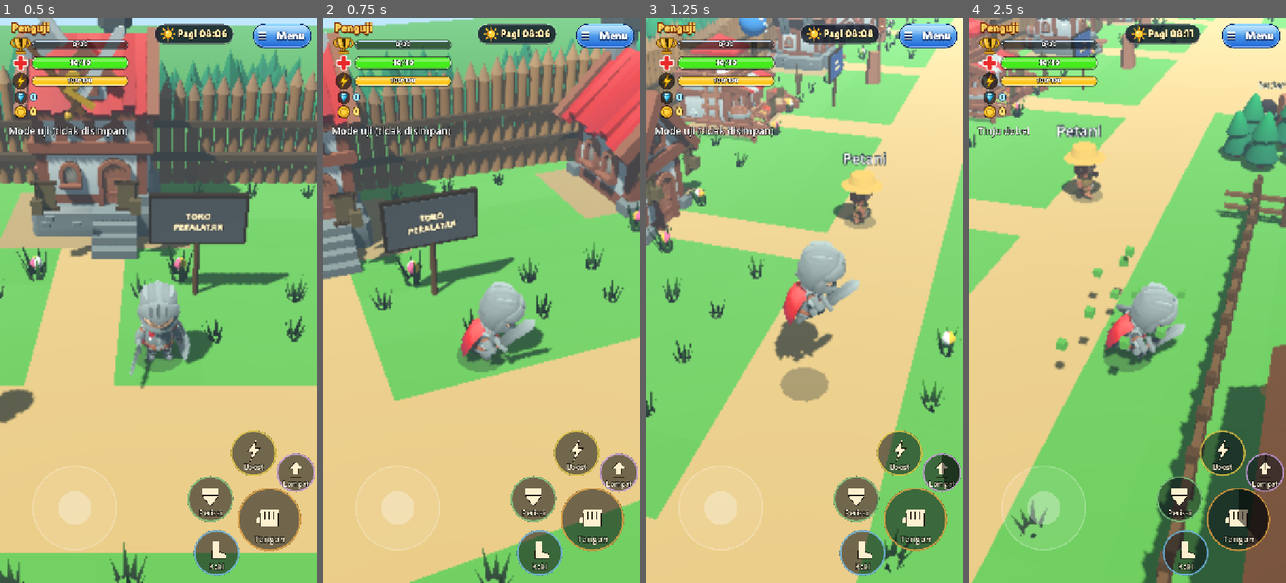
Above: before the commit, frames 1-4 (left to right).
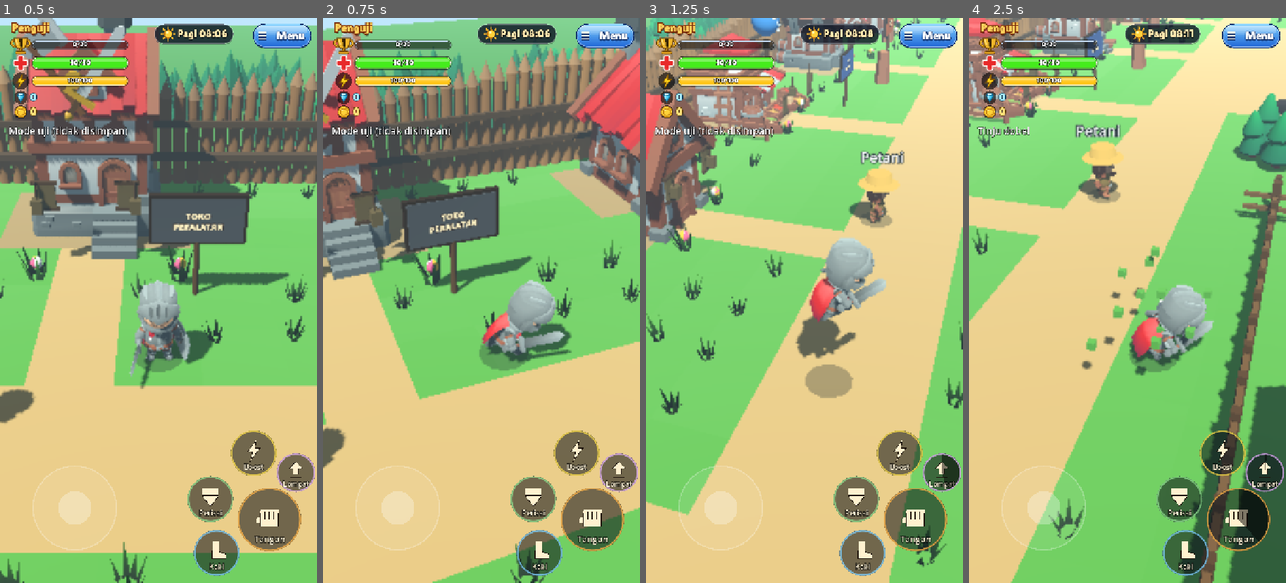
Above: after the commit, the same moments.

Repository: MiftahulKhoiri/Game_server
Game: Godot game, scene res://scenes/world3d.tscn
Two runs of this game, one before a commit and one after it. Both use one fixed random seed, a clock stepped at 60 frames per second and the inputs below. This scene is started directly instead of the project's main scene.
Inputs (mouse positions are in pixels of both pictures, inside the frame that each line leads up to):
- Up to frame 1 (0.5 s): no input
- Up to frame 2 (0.75 s): tap Enter at 0.5 s; move the mouse to (551, 272) at 0.52 s; hold Right (ui_right) from 0.53 s (still down); hold Q from 0.53 s (still down); click (551, 272) at 0.67 s
- Up to frame 3 (1.25 s): keep holding Right (ui_right); keep holding Q; tap Space at 0.77, 1.07 s
- Up to frame 4 (2.5 s): release Right (ui_right) at 1.25 s; release Q at 1.25 s; drag from (1064, 328) to (1111, 413) at 1.27 s; move the mouse to (1159, 176) at 2.02 s; hold Right (ui_right) from 2.03 s (still down); tap J at 2.1 s

Frame 1 is identical in both runs. In frame 2, 26% of the frame differs, in the area x 0-100%, y 0-100%; in frame 3, 29%; in frame 4, 34%.

Commit message:
no.13,19: kamera mengikuti halus; pakaian dipasang ulang saat perlengkapan berubah; ambil isi peti
Co-Authored-By: Claude Opus 5.5 <noreply@anthropic.com>
Claude-Session: https://claude.ai/code/session_019PXyXXzRQMbQwHUK2gFUNV

Diff:
--- a/client/scripts/world3d.gd
+++ b/client/scripts/world3d.gd
@@ -79,6 +79,10 @@
 var _pos := Vector2(5.5, 5.5)  # (x, z) di dunia
 var _yaw := 0.0  # arah hadap pemain
 var _cam_yaw := 0.0
+var _cam_target := Vector3.ZERO   # titik pandang kamera yang dihaluskan
+var _cam_ready := false
+const CAM_FOLLOW := 9.0           # makin besar makin rapat mengikuti
+const CAM_SNAP := 3.0             # petak: lebih jauh dari ini kamera langsung pindah
 var _cam_pitch := 0.62
 var _tile := Vector2i(-1, -1)
 var _step_acc := 0.0
@@ -141,6 +145,7 @@
 var _guard_t := 0.0      # sisa waktu perisai terangkat
 var _tap_t := -10.0      # kapan Perisai terakhir diketuk (detik, jam lokal)
 var _jump_t := 0.0       # sisa waktu lompat (0 = di tanah)
+var _dress_sig := ""     # pakaian + perlengkapan yang terakhir dipakaikan ke model
 var _shadow_disc: MeshInstance3D
 var _energy := 0.0
 var _boost_t := 0.0
@@ -618,6 +623,8 @@
 		_pos = Movement.move(_map_id, _pos, _dash_vel * step)
 	var moved := (_pos - before).length()
 	_set_moving(walking and moved > 0.0001)
+	if "move_speed" in _player and delta > 0.0:
+		_player.move_speed = moved / delta  # klip jalan/lari mengikuti kecepatan (roadmap no. 6-7)
 	if rig != null:
 		_apply_transform()
 	if moved > 0.0001:
@@ -718,6 +725,14 @@
 	var dist := CAM_DIST * (0.95 if inside else 1.0)
 	if inside:
 		target.z -= 1.5  # pandangan condong ke dalam ruangan: meja kasir dan penjaga ikut terlihat
+	# Kamera mengikuti dengan halus (roadmap no. 19); lompatan jauh (pindah peta, dipulangkan) langsung.
+	var dt := get_process_delta_time()
+	if _cam_ready and _cam_target.distance_to(target) < CAM_SNAP and dt > 0.0:
+		_cam_target = _cam_target.lerp(target, minf(1.0, dt * CAM_FOLLOW))
+	else:
+		_cam_target = target
+		_cam_ready = true
+	target = _cam_target
 	var offset := Vector3(sin(_cam_yaw) * cos(_cam_pitch), sin(_cam_pitch), cos(_cam_yaw) * cos(_cam_pitch)) * dist
 	_camera.position = target + offset
 	if _shake > 0.0:
@@ -1146,6 +1161,7 @@
 			HeroFx.burst(self, node.position + Vector3(0, 0.5, 0), Color("ffd24a"), 26, 3.4)
 			HeroFx.ring(self, node.position, Color("ffd24a"), 2.0, 0.6)
 		_shake = 0.2
+		_rig_action("ambil")  # roadmap no. 13: pahlawan jongkok mengambil isi peti
 		_show_loot(res.data.loot, true)
 		_reopen_later(cid, 1800.0)
 	else:
@@ -1586,8 +1602,17 @@
 	_open_screen(scene)
 
 
+## Ringkasan pakaian + perlengkapan; model pahlawan dipakaikan ulang bila berubah.
+func _dress_signature() -> String:
+	var st: Dictionary = Session.player.state
+	return "%s|%s" % [st.get("outfit", 0), str(st.get("equipment", {}))]
+
+
 func _refresh_hud() -> void:
 	_refresh_hutan()
+	if _player != null and _dress_signature() != _dress_sig:
+		_dress_sig = _dress_signature()
+		Models.dress_current(_player)
 	var st: Dictionary = Session.player.state
 	if _bars != null:
 		_bars.set_identity(str(Session.player.name), int(st.gold), Session.item_count("berlian"))
@@ -1690,6 +1715,8 @@
 func _make_player() -> void:
 	var old := _player
 	_player = Models.create(str(Heroes.current().id))
+	Models.dress_current(_player)  # pakaian + perlengkapan terlihat (roadmap no. 14-18)
+	_dress_sig = _dress_signature()
 	add_child(_player)
 	_shadow_disc = _add_shadow(_player, 0.3)
 	if _aura_guard == null:
